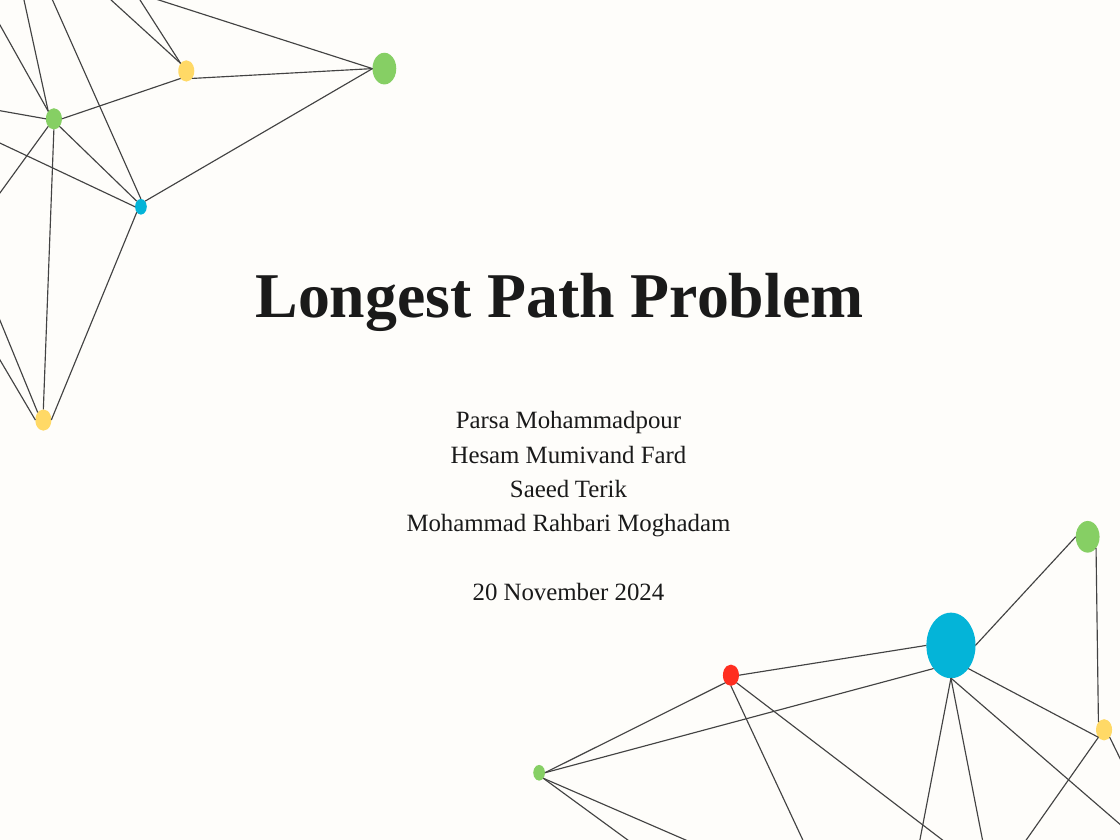
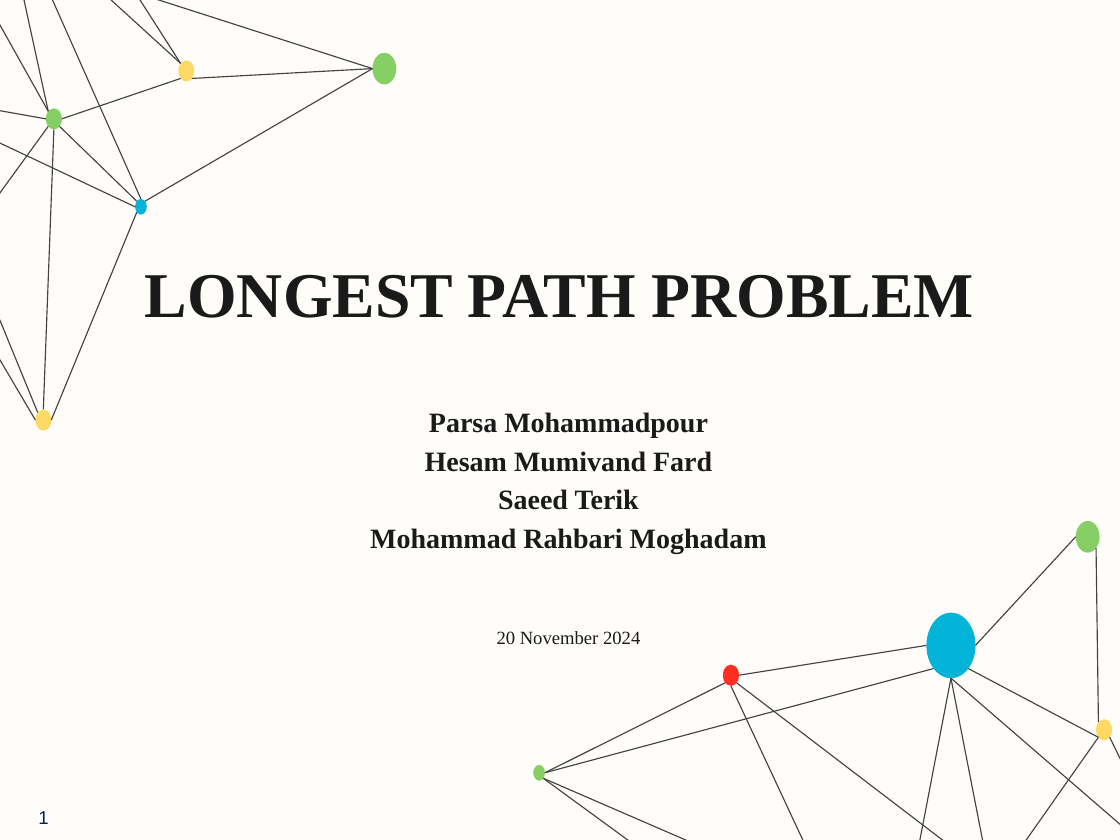
Before and after one commit to ParsaMohammadpour/advanced-algorithm-assignments, a slide deck: slide 1 of presentation/Longest_Path_Problem_in_Graphs.pptx. Drawn at 1120x840 pixels with LibreOffice and Linux fonts; fonts in the diff are those of the drawing; background and template pictures are left out. Boxes give left, top, right and bottom in pixels: in the first picture for what was removed or moved away, otherwise in the second. Text is boxed around its words. In the diff, an @@ line names an element or a change of style, - is before the commit and + after.

```diff
--- a/presentation/Longest_Path_Problem_in_Graphs.pptx
+++ b/presentation/Longest_Path_Problem_in_Graphs.pptx
@@ title at (145,274,973,318): text changed @@
-Longest Path Problem
+LONGEST PATH PROBLEM
@@ subtitle "Parsa Mohammadpour": place and size @@
-subtitle "Parsa Mohammadpour" at (407,410,730,601)
+subtitle "Parsa Mohammadpour" at (370,412,767,644)
@@ subtitle "Parsa Mohammadpour" at (370,412,767,644): size 16 to 18 pt, bold on in "Parsa Mohammadpour", "Hesam Mumivand Fard", "Saeed Terik", "Mohammad Rahbari Moghadam"; size 16 to 12 pt in "20 November 2024" @@
@@ page number added at (38,811,48,824), 12 pt, text #002060 @@
+1
```
Also in this commit, not shown: 14 other slides changed.
